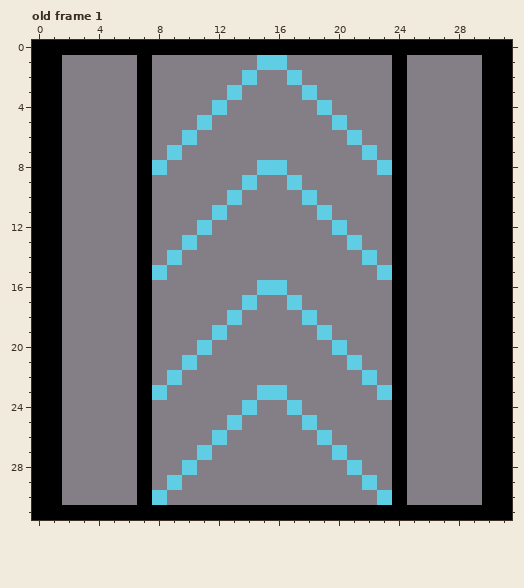
Pixel-art file: Assets/Assets-Nexus Factory/Estructuras/Transport/lvl1/asesprite/Transport_rect_lvl1.aseprite. Above, as it was before the edit.
32x32 pixels, 1 frame. Shown: old frame 1.
And afterwards:
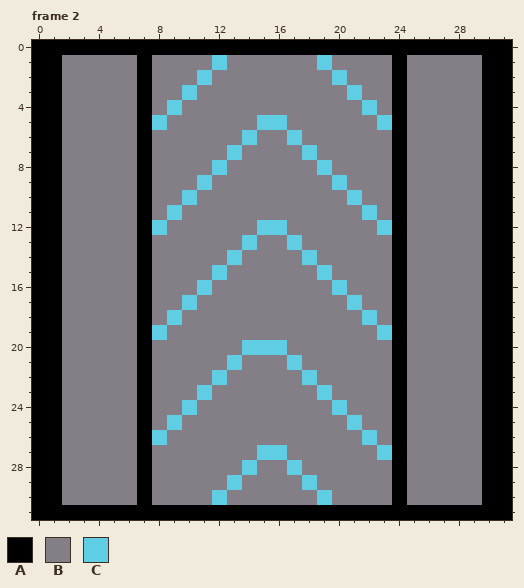
Palette (. is transparent): A #000000  B #847e87  C #5fcde4
A new or re-ordered frame is compared with the old frame closest to it.
Diff:
frames 1 -> 2
Changed rows in their new state; - is an unchanged pixel.
Frame 2 is new; against old frame 1:
first column x 8:
 1 ----C--BB--C----
 2 ---C--B--B--C---
 3 --C--B----B--C--
 4 -C--B------B--C-
 5 C--B---CC---B--C
 6 --B---C--C---B--
 7 -B---C----C---B-
 8 B---C--BB--C---B
 9 ---C--B--B--C---
10 --C--B----B--C--
11 -C--B------B--C-
12 C--B---CC---B--C
13 --B---C--C---B--
14 -B---C----C---B-
15 B---C------C---B
16 ---C---BB---C---
17 --C---B--B---C--
18 -C---B----B---C-
19 C---B------B---C
20 ---B--CCC---B---
21 --B--C---C---B--
22 -B--C-----C---B-
23 B--C---BB--C---B
24 --C---B--B--C---
25 -C---B----B--C--
26 C---B------B--C-
27 ---B---CC---B--C
28 --B---C--C---B--
29 -B---C----C---B-
30 B---C------C---B
Changed places in both pictures, as pixel boxes (x1, y1, x2, y2):
changed: (152, 55, 392, 505)
